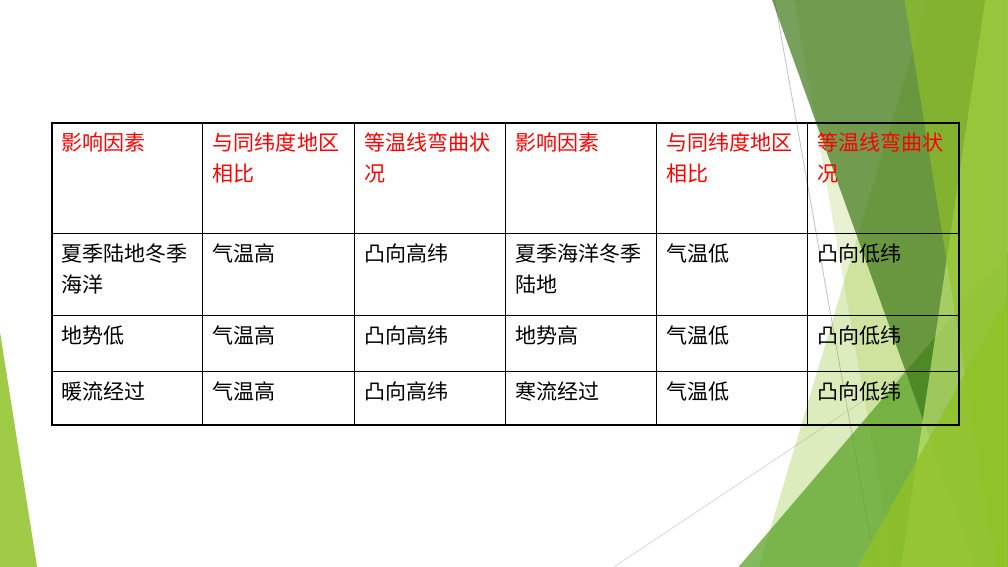
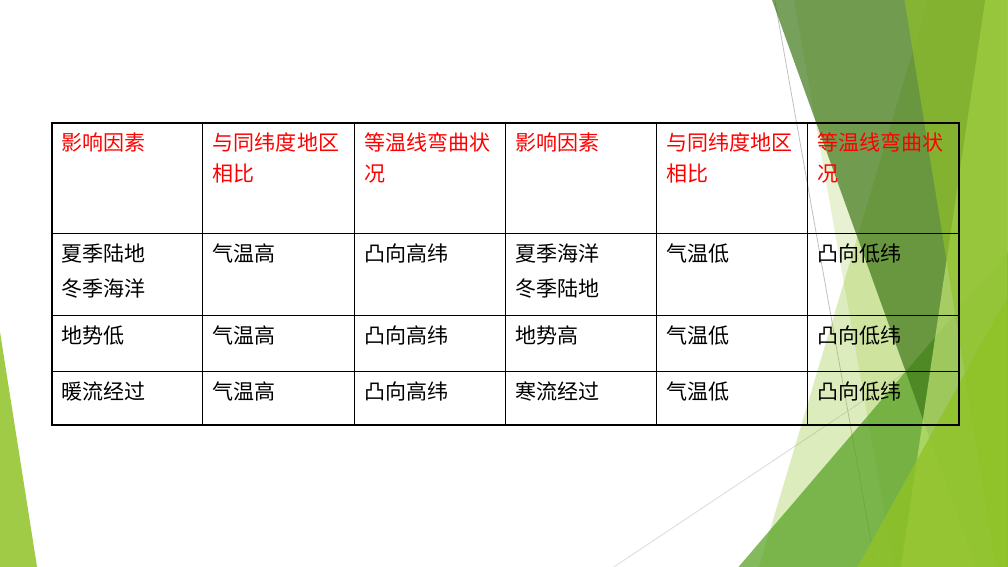
Before and after one commit to GHL0612/Teaching, a slide deck: slide 11 of 课件/地理/七上/4.2气温和降水.pptx. Drawn at 1008x567 pixels with LibreOffice and Linux fonts; fonts in the diff are those of the drawing. Boxes give left, top, right and bottom in pixels: in the first picture for what was removed or moved away, otherwise in the second. Text is boxed around its words. In the diff, an @@ line names an element or a change of style, - is before the commit and + after.

```diff
--- a/课件/地理/七上/4.2气温和降水.pptx
+++ b/课件/地理/七上/4.2气温和降水.pptx
@@ table at [51, 123, 959, 414] @@
-row 2, column 1: 夏季陆地冬季海洋
+row 2, column 1: 夏季陆地 / 冬季海洋
-row 2, column 4: 夏季海洋冬季陆地
+row 2, column 4: 夏季海洋 / 冬季陆地
```
Also in this commit, not shown: 4 other files.
